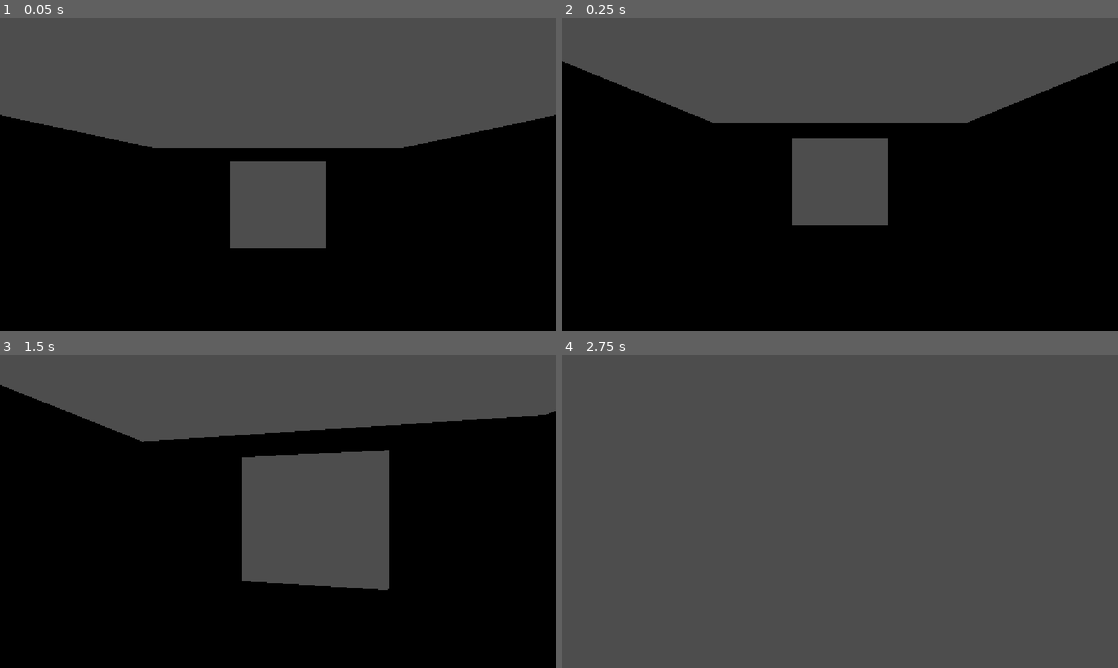
Above: before the commit, frames 1-4 (two rows, left to right).
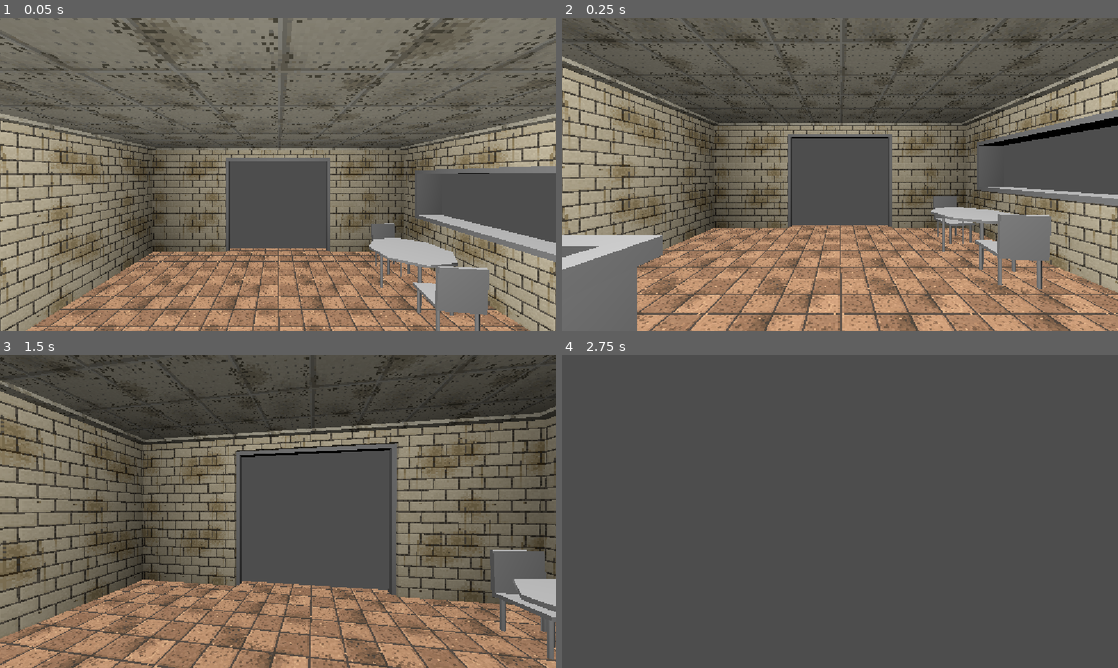
Above: after the commit, the same moments.

Repository: erykdb01/duner-kebab
Game: Godot game, scene res://game.tscn
The game is run twice, just before and just after one commit, with the same random seed, the same clock (stepped at 60 frames per second) and the same inputs.
Inputs (mouse positions are in pixels of both pictures, inside the frame that each line leads up to):
- Up to frame 1 (0.05 s): no input
- Up to frame 2 (0.25 s): no input
- Up to frame 3 (1.5 s): tap Enter at 0.5 s; move the mouse to (305, 511) at 0.52 s; hold Ctrl 0.53-1.28 s; hold W from 0.53 s (still down); tap Space at 0.77 s; move the mouse to (250, 511) at 1.27 s; tap Ctrl at 1.35 s
- Up to frame 4 (2.75 s): keep holding W; tap Space at 1.52 s; move the mouse to (851, 505) at 2.02 s; hold Ctrl from 2.03 s (still down)

The runs differ from the first frame. In frame 1, 85% of the frame differs, in the area x 0-100%, y 0-100%; in frame 2, 73%; in frame 3, 75%; in frame 4, nothing differs.

Commit message:
stoliki okna blat

Diff:
--- /dev/null
+++ b/blat.tscn
@@ -0,0 +1,28 @@
+[gd_scene format=3 uid="uid://civx42xh4eniu"]
+
+[node name="Node3D" type="Node3D" unique_id=697891900]
+
+[node name="CSGCombiner3D" type="CSGCombiner3D" parent="." unique_id=1895728389]
+
+[node name="CSGBox3D" type="CSGBox3D" parent="CSGCombiner3D" unique_id=1548171647]
+transform = Transform3D(1.645, 0, 0, 0, 1, 0, 0, 0, 1, 0, 0, 0)
+size = Vector3(5.265, 1.44, 1)
+
+[node name="CSGBox3D2" type="CSGBox3D" parent="CSGCombiner3D" unique_id=438142765]
+transform = Transform3D(1.645, 0, 0, 0, 1, 0, 0, 0, 1, 0, 0.66358364, 0)
+size = Vector3(5.415, 0.16, 1.18)
+
+[node name="CSGBox3D3" type="CSGBox3D" parent="CSGCombiner3D" unique_id=930165803]
+transform = Transform3D(1, 0, 0, 0, 1, 0, 0, 0, 1, 3.9588053, 0.80063546, 0.0049438477)
+operation = 2
+size = Vector3(0.49401855, 0.49951172, 0.73742676)
+
+[node name="CSGBox3D4" type="CSGBox3D" parent="CSGCombiner3D" unique_id=630752857]
+transform = Transform3D(1, 0, 0, 0, 1, 0, 0, 0, 1, 3.363754, 0.80063546, 0.0049438477)
+operation = 2
+size = Vector3(0.49401855, 0.49951172, 0.73742676)
+
+[node name="CSGBox3D5" type="CSGBox3D" parent="CSGCombiner3D" unique_id=344540101]
+transform = Transform3D(1, 0, 0, 0, 1, 0, 0, 0, 1, 2.7698889, 0.80063546, 0.0049438477)
+operation = 2
+size = Vector3(0.49401855, 0.49951172, 0.73742676)
--- a/game.tscn
+++ b/game.tscn
@@ -8,3 +8,7 @@
 [node name="Node3D" parent="." unique_id=1604944046 instance=ExtResource("1_e2o6t")]
 
 [node name="Node3D2" parent="." unique_id=678003766 instance=ExtResource("2_feb5d")]
+
+[node name="DirectionalLight3D" type="DirectionalLight3D" parent="." unique_id=77686969]
+transform = Transform3D(0.55787706, 0.82886744, -0.04185652, 0.32676947, -0.17301553, 0.9291326, 0.7628859, -0.5320192, -0.36736998, 3.9715073, 2.212291, 0)
+light_energy = 1.36
--- /dev/null
+++ b/krzeslo.tscn
@@ -0,0 +1,32 @@
+[gd_scene format=3 uid="uid://bi10whxw2mbi3"]
+
+[node name="Node3D" type="Node3D" unique_id=1739595812]
+
+[node name="CSGCylinder3D" type="CSGCylinder3D" parent="." unique_id=549958119]
+transform = Transform3D(1, 0, 0, 0, 1, 0, 0, 0, 1, 0, -0.13027346, 0)
+radius = 0.05
+height = 0.9105469
+
+[node name="CSGCylinder3D2" type="CSGCylinder3D" parent="." unique_id=116328372]
+transform = Transform3D(1, 0, 0, 0, 1, 0, 0, 0, 1, 1, -0.12143555, 0)
+radius = 0.05
+height = 0.8928711
+
+[node name="CSGCylinder3D3" type="CSGCylinder3D" parent="." unique_id=1862990899]
+transform = Transform3D(1, 0, 0, 0, 1, 0, 0, 0, 1, 0, -0.14553225, -1)
+radius = 0.05
+height = 0.9410645
+
+[node name="CSGCylinder3D4" type="CSGCylinder3D" parent="." unique_id=882937684]
+transform = Transform3D(1, 0, 0, 0, 1, 0, 0, 0, 1, 1, -0.11118165, -1)
+radius = 0.05
+height = 0.87236327
+
+[node name="CSGBox3D" type="CSGBox3D" parent="." unique_id=634140571]
+transform = Transform3D(1, 0, 0, 0, 1, 0, 0, 0, 1, 0.5, 0.3285227, -0.5)
+use_collision = true
+size = Vector3(1.25, 0.1, 1.25)
+
+[node name="CSGBox3D2" type="CSGBox3D" parent="." unique_id=698717311]
+transform = Transform3D(1, 0, 0, 0, -0.054078814, 0.99853665, 0, -0.99853665, -0.054078814, 0.5, 0.8796364, -1.1493487)
+size = Vector3(1.25, 0.1, 1.25)
--- a/rest.tscn
+++ b/rest.tscn
@@ -3,6 +3,10 @@
 [ext_resource type="Texture2D" uid="uid://b1lgll0co1eiv" path="res://podloga_restauracja_128.png" id="1_q8ubf"]
 [ext_resource type="Texture2D" uid="uid://k0g8mpiho5r6" path="res://sciana_restauracja_128.png" id="2_8n0qn"]
 [ext_resource type="Texture2D" uid="uid://fxtqhywp3d67" path="res://napis.png" id="3_bd308"]
+[ext_resource type="Texture2D" uid="uid://maeby6gptue" path="res://sufit_restauracja_128.png" id="4_8n0qn"]
+[ext_resource type="PackedScene" uid="uid://bi10whxw2mbi3" path="res://krzeslo.tscn" id="5_bd308"]
+[ext_resource type="PackedScene" uid="uid://d1nannjt1605q" path="res://stol.tscn" id="6_du3pw"]
+[ext_resource type="PackedScene" uid="uid://civx42xh4eniu" path="res://blat.tscn" id="7_kqg6h"]
 
 [sub_resource type="StandardMaterial3D" id="StandardMaterial3D_247cf"]
 albedo_texture = ExtResource("1_q8ubf")
@@ -10,6 +14,12 @@
 uv1_triplanar = true
 texture_filter = 0
 
+[sub_resource type="StandardMaterial3D" id="StandardMaterial3D_bd308"]
+albedo_texture = ExtResource("4_8n0qn")
+uv1_scale = Vector3(2, 2, 2)
+uv1_triplanar = true
+texture_filter = 0
+
 [sub_resource type="StandardMaterial3D" id="StandardMaterial3D_04vea"]
 albedo_texture = ExtResource("2_8n0qn")
 uv1_scale = Vector3(2, 2, 2)
@@ -57,6 +67,19 @@
 size = Vector3(2.6, 0.1, 4.1000366)
 material = SubResource("StandardMaterial3D_247cf")
 
+[node name="sufit" type="CSGBox3D" parent="." unique_id=49472731]
+transform = Transform3D(1, 0, 0, 0, 1, 0, 0, 0, 1, 0, 1.1, 0)
+use_collision = true
+size = Vector3(2.7, 0.15, 4.2)
+material = SubResource("StandardMaterial3D_bd308")
+
+[node name="sufit2" type="CSGBox3D" parent="sufit" unique_id=734512015]
+transform = Transform3D(0.905, 0, 0, 0, 0.905, 0, 0, 0, 0.905, 0, -0.1254226, 0)
+operation = 2
+use_collision = true
+size = Vector3(2.5, 0.15, 4.2)
+material = SubResource("StandardMaterial3D_bd308")
+
 [node name="CSGBox3D" type="CSGBox3D" parent="." unique_id=176237943]
 transform = Transform3D(1, 0, 0, 0, 1, 0, 0, 0, 1, -1.25, 0.54992676, 0)
 use_collision = true
@@ -69,6 +92,45 @@
 size = Vector3(0.1, 1, 4)
 material = SubResource("StandardMaterial3D_tsmlk")
 
+[node name="okno" type="CSGBox3D" parent="CSGBox3D2" unique_id=159033625]
+transform = Transform3D(1, 0, 0, 0, 1, 0, 0, 0, 1, 0, 0.08005524, -1.2144207)
+operation = 2
+size = Vector3(0.2, 0.4, 1)
+
+[node name="CSGBox3D" type="CSGBox3D" parent="CSGBox3D2" unique_id=1035362757]
+transform = Transform3D(1, 0, 0, 0, 1, 0, 0, 0, 1, 0, 0.08005524, -1.2144207)
+size = Vector3(0.2, 0.4, 1)
+
+[node name="CSGBox3D2" type="CSGBox3D" parent="CSGBox3D2/CSGBox3D" unique_id=900840817]
+operation = 2
+size = Vector3(0.3, 0.34, 0.938)
+
+[node name="okno2" type="CSGBox3D" parent="CSGBox3D2" unique_id=1472373472]
+transform = Transform3D(1, 0, 0, 0, 1, 0, 0, 0, 1, 0, 0.08005524, -0.039996266)
+operation = 2
+size = Vector3(0.2, 0.4, 1)
+
+[node name="CSGBox3D2" type="CSGBox3D" parent="CSGBox3D2" unique_id=1557459014]
+transform = Transform3D(1, 0, 0, 0, 1, 0, 0, 0, 1, 0, 0.08005524, -0.039996266)
+size = Vector3(0.2, 0.4, 1)
+
+[node name="CSGBox3D2" type="CSGBox3D" parent="CSGBox3D2/CSGBox3D2" unique_id=1073327229]
+operation = 2
+size = Vector3(0.3, 0.34, 0.938)
+
+[node name="okno3" type="CSGBox3D" parent="CSGBox3D2" unique_id=971472766]
+transform = Transform3D(1, 0, 0, 0, 1, 0, 0, 0, 1, 0, 0.08005524, 1.1070718)
+operation = 2
+size = Vector3(0.2, 0.4, 1)
+
+[node name="CSGBox3D3" type="CSGBox3D" parent="CSGBox3D2" unique_id=1554125436]
+transform = Transform3D(1, 0, 0, 0, 1, 0, 0, 0, 1, 0, 0.08005524, 1.1070718)
+size = Vector3(0.2, 0.4, 1)
+
+[node name="CSGBox3D2" type="CSGBox3D" parent="CSGBox3D2/CSGBox3D3" unique_id=517734026]
+operation = 2
+size = Vector3(0.3, 0.34, 0.938)
+
 [node name="wallFront" type="CSGBox3D" parent="." unique_id=1272708589]
 transform = Transform3D(-4.371139e-08, 0, 1, 0, 1, 0, -1, 0, -4.371139e-08, 0, 0.55, -2)
 use_collision = true
@@ -108,23 +170,38 @@
 size = Vector3(0.25, 1, 0.6)
 material = SubResource("StandardMaterial3D_uu62a")
 
+[node name="framuga" type="Node3D" parent="wallBack" unique_id=1479313160]
+transform = Transform3D(-4.371139e-08, 0, -1, 0, 1, 0, 1, 0, -4.371139e-08, 0, -0.55, 0.39044032)
+
+[node name="CSGBox3D3" type="CSGBox3D" parent="wallBack/framuga" unique_id=1241415142]
+transform = Transform3D(1, 0, 0, 0, 1, 0, 0, 0, 1, 0.3, 0.5, 0)
+size = Vector3(0.05, 1, 0.05)
+
+[node name="CSGBox3D4" type="CSGBox3D" parent="wallBack/framuga" unique_id=693026946]
+transform = Transform3D(1, 0, 0, 0, 1, 0, 0, 0, 1, -0.28, 0.5, 0)
+size = Vector3(0.05, 1, 0.05)
+
+[node name="CSGBox3D5" type="CSGBox3D" parent="wallBack/framuga" unique_id=1090002353]
+transform = Transform3D(-4.371139e-08, 1, 0, -1, -4.371139e-08, 0, 0, 0, 1, 0, 0.95025843, 0)
+size = Vector3(0.05, 1, 0.05)
+
 [node name="narozniki" type="Node3D" parent="." unique_id=187601941]
 
 [node name="CSGBox3D4" type="CSGBox3D" parent="narozniki" unique_id=1003828993]
-transform = Transform3D(1, 0, 0, 0, 1, 0, 0, 0, 1, 1.26, 0.5, -2.01)
-size = Vector3(0.1, 1, 0.1)
+transform = Transform3D(1, 0, 0, 0, 1, 0, 0, 0, 1, 1.26, 0.53637695, -2.01)
+size = Vector3(0.1, 1.0727539, 0.1)
 
 [node name="CSGBox3D5" type="CSGBox3D" parent="narozniki" unique_id=2008217305]
-transform = Transform3D(1, 0, 0, 0, 1, 0, 0, 0, 1, -1.2614237, 0.5, -2.01)
-size = Vector3(0.1, 1, 0.1)
+transform = Transform3D(1, 0, 0, 0, 1, 0, 0, 0, 1, -1.2614237, 0.52368164, -2.01)
+size = Vector3(0.1, 1.0473633, 0.1)
 
 [node name="CSGBox3D6" type="CSGBox3D" parent="narozniki" unique_id=298739945]
-transform = Transform3D(1, 0, 0, 0, 1, 0, 0, 0, 1, 1.26, 0.5, 2.0095928)
-size = Vector3(0.1, 1, 0.1)
+transform = Transform3D(1, 0, 0, 0, 1, 0, 0, 0, 1, 1.26, 0.53326416, 2.0095928)
+size = Vector3(0.1, 1.0665283, 0.1)
 
 [node name="CSGBox3D7" type="CSGBox3D" parent="narozniki" unique_id=1492139344]
-transform = Transform3D(1, 0, 0, 0, 1, 0, 0, 0, 1, -1.261, 0.5, 2.01)
-size = Vector3(0.1, 1, 0.1)
+transform = Transform3D(1, 0, 0, 0, 1, 0, 0, 0, 1, -1.261, 0.52838135, 2.01)
+size = Vector3(0.1, 1.0567627, 0.1)
 
 [node name="szyld" type="Node3D" parent="." unique_id=208305509]
 transform = Transform3D(1, 0, 0, 0, 1, 0, 0, 0, 1, -0.6841489, 0.7434114, -2.1046557)
@@ -144,6 +221,11 @@
 
 [node name="Sprite3D" type="Sprite3D" parent="szyld" unique_id=1160774977]
 transform = Transform3D(-8.305164e-10, 0, 0.019, 0, 0.019, 0, -0.019, 0, -8.305164e-10, 0.025156617, 0.01255542, -0.18477082)
+texture = ExtResource("3_bd308")
+
+[node name="Sprite3D2" type="Sprite3D" parent="szyld" unique_id=457779914]
+transform = Transform3D(-8.305164e-10, 0, 0.019, 0, 0.019, 0, -0.019, 0, -8.305164e-10, -0.025191963, 0.01255542, -0.1593411)
+flip_h = true
 texture = ExtResource("3_bd308")
 
 [node name="CSGBox3D4" type="CSGBox3D" parent="szyld" unique_id=1518610554]
@@ -155,3 +237,35 @@
 transform = Transform3D(0.89686096, 0, 0, 0, 0.89686096, 0, 0, 0, 0.89686096, 0, 0, 0)
 operation = 2
 size = Vector3(0.095, 0.145, 0.195)
+
+[node name="OmniLight3D" type="OmniLight3D" parent="." unique_id=226384230]
+transform = Transform3D(1, 0, 0, 0, 1, 0, 0, 0, 1, 0, 0.91949916, 0)
+omni_range = 2.68
+omni_attenuation = 0.0
+
+[node name="stol1" type="Node3D" parent="." unique_id=250297161]
+transform = Transform3D(1, 0, 0, 0, 1, 0, 0, 0, 1, 0.8332976, 0.31782284, -1.2981161)
+
+[node name="Node3D" parent="stol1" unique_id=1739595812 instance=ExtResource("5_bd308")]
+transform = Transform3D(0.15926339, 0, 0.01533532, 0, 0.16, 0, -0.01533532, 0, 0.15926339, -0.01690346, -0.17614189, -0.21062994)
+
+[node name="Node3D2" parent="stol1" unique_id=657266296 instance=ExtResource("5_bd308")]
+transform = Transform3D(-0.15866739, 0, 0.020607295, 0, 0.16, 0, -0.020607295, 0, -0.15866739, 0.082822025, -0.17614189, 0.22184575)
+
+[node name="Node3D3" parent="stol1" unique_id=481174506 instance=ExtResource("6_du3pw")]
+transform = Transform3D(0.08690791, 0, -0.13433918, 0, 0.16, 0, 0.13433918, 0, 0.08690791, -0.15952897, -0.06360716, -0.030575514)
+
+[node name="stol2" type="Node3D" parent="." unique_id=1442546219]
+transform = Transform3D(1, 0, 0, 0, 1, 0, 0, 0, 1, 0.8332976, 0.31782284, -0.087461114)
+
+[node name="Node3D" parent="stol2" unique_id=448180640 instance=ExtResource("5_bd308")]
+transform = Transform3D(0.15915245, 0, -0.016446805, 0, 0.16, 0, 0.016446805, 0, 0.15915245, -0.01690346, -0.17614189, -0.21062994)
+
+[node name="Node3D2" parent="stol2" unique_id=2098075790 instance=ExtResource("5_bd308")]
+transform = Transform3D(-0.15418087, 0, -0.042758133, 0, 0.16, 0, 0.042758133, 0, -0.15418087, 0.17467916, -0.17614189, 0.17611656)
+
+[node name="Node3D3" parent="stol2" unique_id=1523858628 instance=ExtResource("6_du3pw")]
+transform = Transform3D(0.08690791, 0, -0.13433918, 0, 0.16, 0, 0.13433918, 0, 0.08690791, -0.15952897, -0.06360716, -0.030575514)
+
+[node name="Node3D" parent="." unique_id=697891900 instance=ExtResource("7_kqg6h")]
+transform = Transform3D(-1.1539806e-08, 0, 0.264, 0, 0.264, 0, -0.264, 0, -1.1539806e-08, -0.5398613, 0.23267782, 0.73399013)
--- /dev/null
+++ b/stol.tscn
@@ -0,0 +1,29 @@
+[gd_scene format=3 uid="uid://d1nannjt1605q"]
+
+[node name="Node3D" type="Node3D" unique_id=481174506]
+
+[node name="CSGCylinder3D" type="CSGCylinder3D" parent="." unique_id=2007721596]
+transform = Transform3D(1, 0, 0, 0, 1.22, 0, 0, 0, 1, 0, -0.44243157, 0)
+radius = 0.05
+height = 1.2726562
+
+[node name="CSGCylinder3D2" type="CSGCylinder3D" parent="." unique_id=410922938]
+transform = Transform3D(1, 0, 0, 0, 1.22, 0, 0, 0, 1, 1.391544, -0.44243157, 0)
+radius = 0.05
+height = 1.2345215
+
+[node name="CSGCylinder3D3" type="CSGCylinder3D" parent="." unique_id=1794817885]
+transform = Transform3D(1, 0, 0, 0, 1.22, 0, 0, 0, 1, 0, -0.44243157, -1.5667725)
+radius = 0.05
+height = 1.238684
+
+[node name="CSGCylinder3D4" type="CSGCylinder3D" parent="." unique_id=1134759755]
+transform = Transform3D(1, 0, 0, 0, 1.22, 0, 0, 0, 1, 1.4349669, -0.44243157, -1.597515)
+radius = 0.05
+height = 1.2135376
+
+[node name="CSGCylinder3D5" type="CSGCylinder3D" parent="." unique_id=1819491906]
+transform = Transform3D(1, 0, 0, 0, 1, 0, 0, 0, 1, 0.6747541, 0.33138332, -0.8117982)
+use_collision = true
+radius = 1.515
+height = 0.089
Binary file added: sufit_restauracja_128.png
Not shown, added: sufit_restauracja_128.png.import
